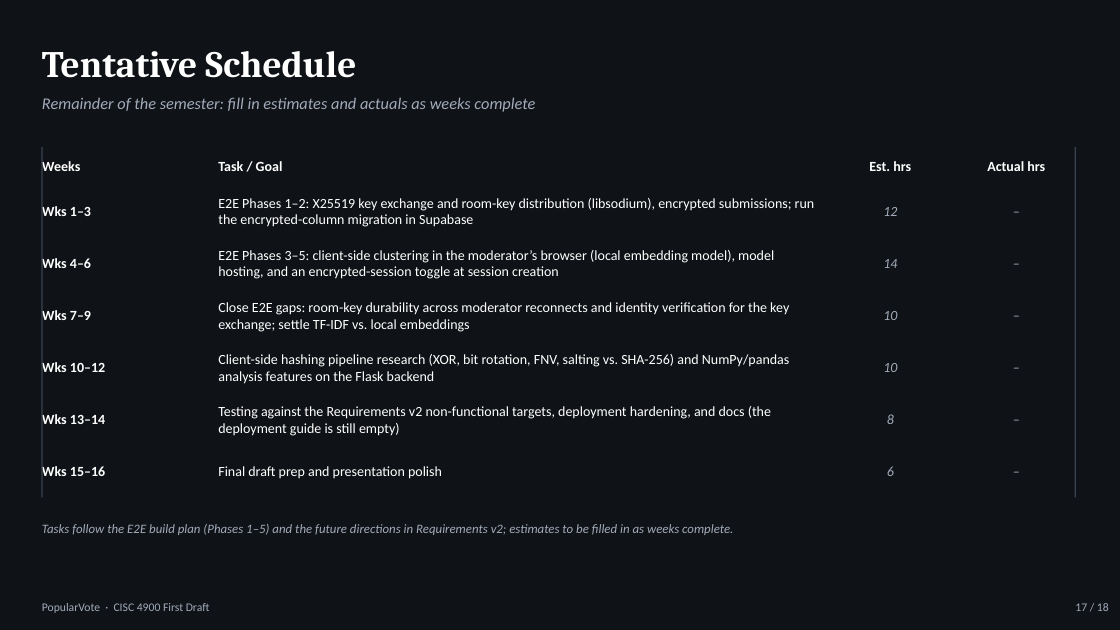
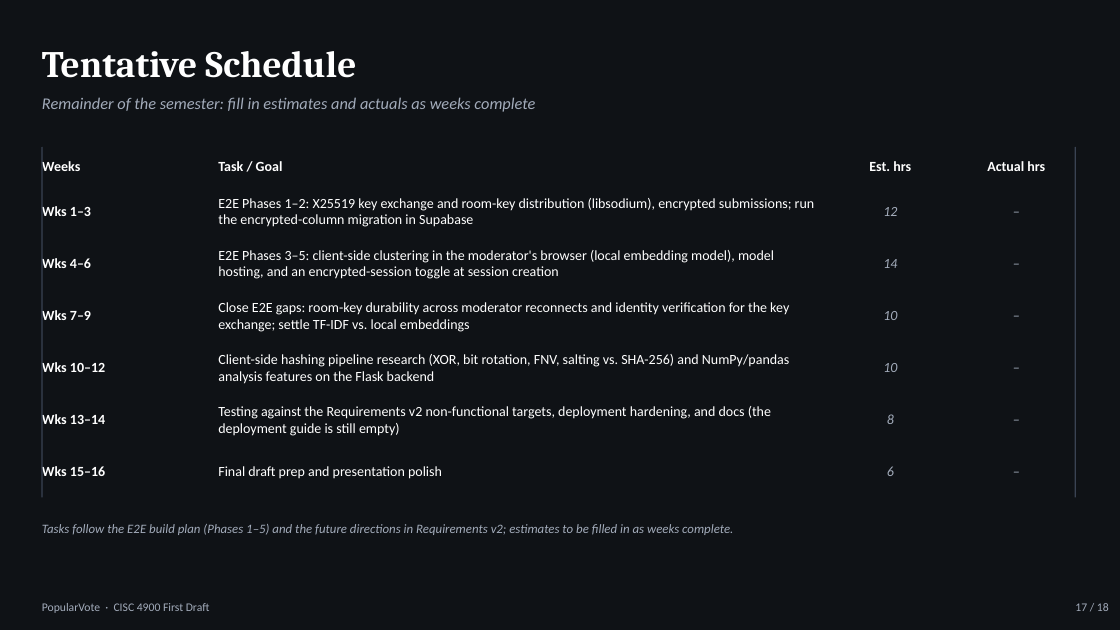
Before and after one commit to Marqed4/cisc-4900-popularvote, a slide deck: slide 17 of examples/PopularVote_Sixteenth_Draft_Dark.pptx. Drawn at 1120x630 pixels with LibreOffice and Linux fonts; fonts in the diff are those of the drawing. Boxes give left, top, right and bottom in pixels: in the first picture for what was removed or moved away, otherwise in the second. Text is boxed around its words. In the diff, an @@ line names an element or a change of style, - is before the commit and + after.

```diff
--- a/examples/PopularVote_Sixteenth_Draft_Dark.pptx
+++ b/examples/PopularVote_Sixteenth_Draft_Dark.pptx
@@ text at [218, 250, 774, 279]: text changed @@
-E2E Phases 3–5: client-side clustering in the moderator’s browser (local embedding model), model hosting, and an encrypted-session toggle at session creation
+E2E Phases 3–5: client-side clustering in the moderator's browser (local embedding model), model hosting, and an encrypted-session toggle at session creation
```
Also in this commit, not shown: 5 other slides changed.
